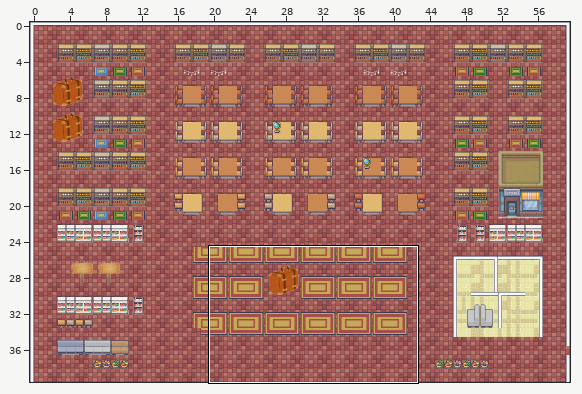
Tiled map -- assets/library.tmx. Above, an overview of the earlier version with the close-up marked.
Close-up. Earlier state:
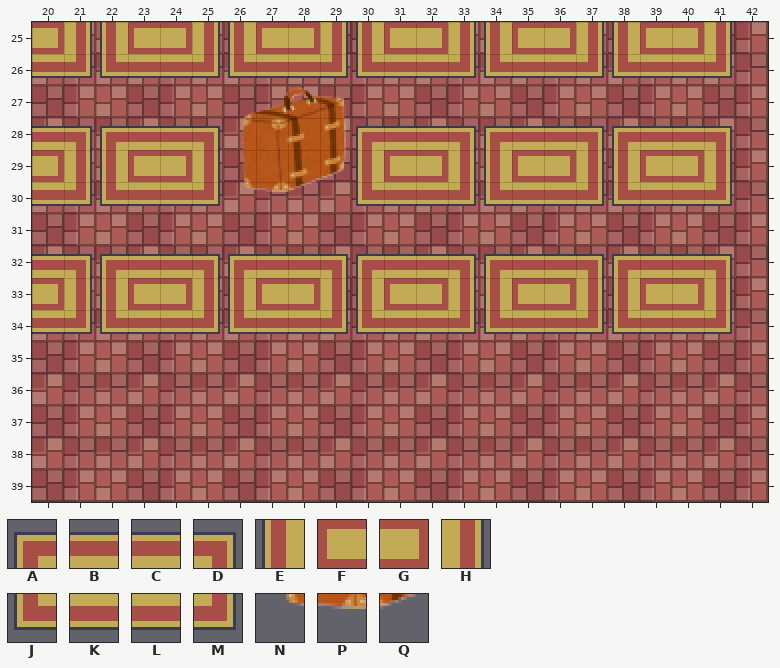
Cells are 16x16 px. Shown: x 20..42, y 25..39. Not drawn, because the pictures are missing: unchanged layer "圖塊層 3".
Key: from "Interiors_free_16x16": A 247, B 248, C 249, D 250, E 263, F 264, G 265, H 266, J 279, K 280, L 281, M 282; from "行李箱100": N 20, P 21, Q 22.
_ is an empty cell.
Layers that did not change in this view are not listed.
Layer "圖塊層 2" before, first column x 20:
30 LMJKLMNPQ_JKLMJKLMJKLM_
31 _______________________
32 CDABCDABCDABCDABCDABCD_
33 GHEFGHEFGHEFGHEFGHEFGH_
34 LMJKLMJKLMJKLMJKLMJKLM_
35 _______________________
36 _______________________
37 _______________________
38 _______________________
39 _______________________
And afterwards:
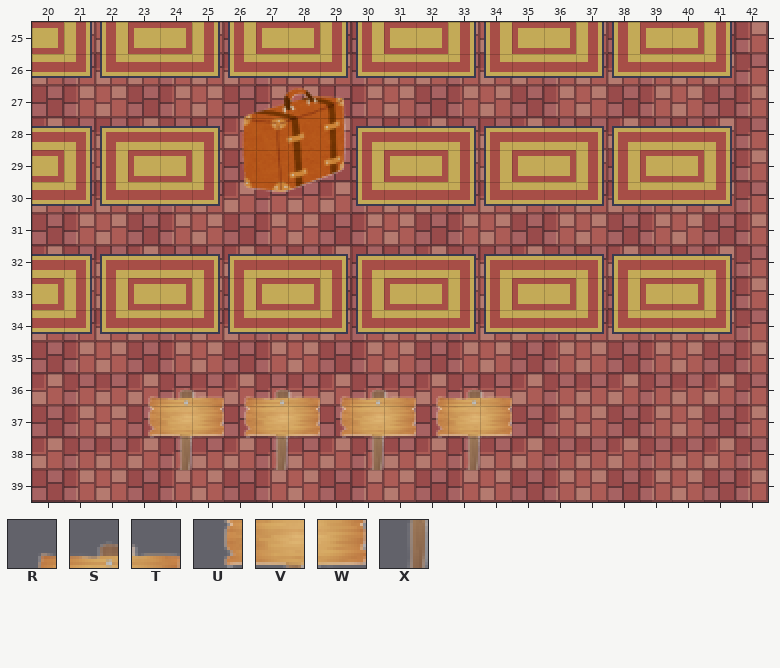
Further tiles: from "告示牌1": R 0, S 1, T 2, U 3, V 4, W 5, X 7.
Changes in this commit:
Layer "圖塊層 2":
y 36: x 23..34 ____________ -> RSTRSTRSTRST
y 37: x 23..34 ____________ -> UVWUVWUVWUVW
y 38: x 24 _ -> X; x 27 _ -> X; x 30 _ -> X; x 33 _ -> X
Boxes around the changes in both close-ups, in picture pixels (x1, y1, x2, y2):
added: (148, 388, 512, 470)
